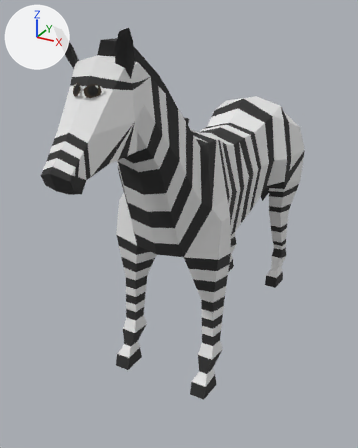
The glTF model public/models/animals/zebra.glb, before and after one commit.
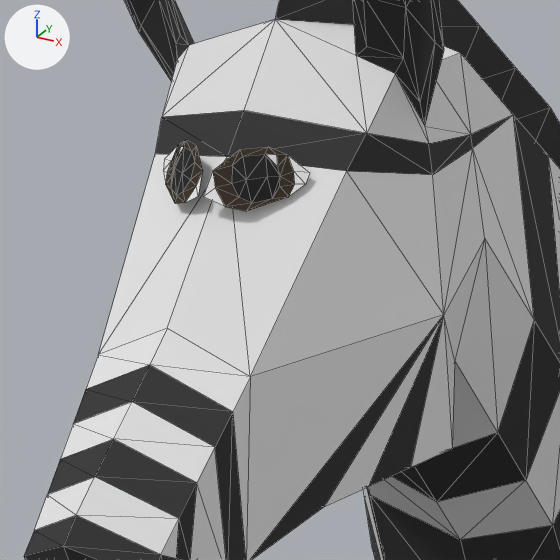
Old and new are each drawn whole from a 50 mm camera at (4.41, -9.63, 7.27) aimed at (-0.37, -0.94, 2.93) and again close up on the part from 10% to 45% of the width and 11% to 39% of the height. Lighting does not change. The marker at upper left points along +X, +Y and +Z. The older version's two pictures come first. The close-ups show mesh edges as thin lines. Vertices at exactly the same position are counted once.

Script lines for the objects in view, before the commit:
```python
me_cylinder = bpy.data.meshes.new('Cylinder')
me_cylinder.from_pydata(...)  # 731 vertices, 1434 faces; spans x -1.28..1.28, y -5.07..4.16, z -0.04..7.03
# faces by material slot: [582, 772, 24, 14, 42]
me_cylinder.materials.append(mat_white)
me_cylinder.materials.append(mat_black)
me_cylinder.materials.append(mat_eyes_black)
me_cylinder.materials.append(mat_eyes_white)
me_cylinder.materials.append(mat_eyes_pupil)
ob_zebra = bpy.data.objects.new('Zebra', me_cylinder)
ob_zebra.location = (0.0, 0.0, 0.0)
```
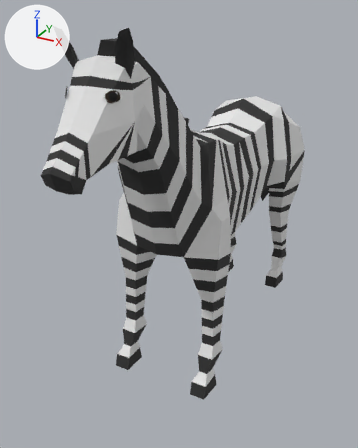
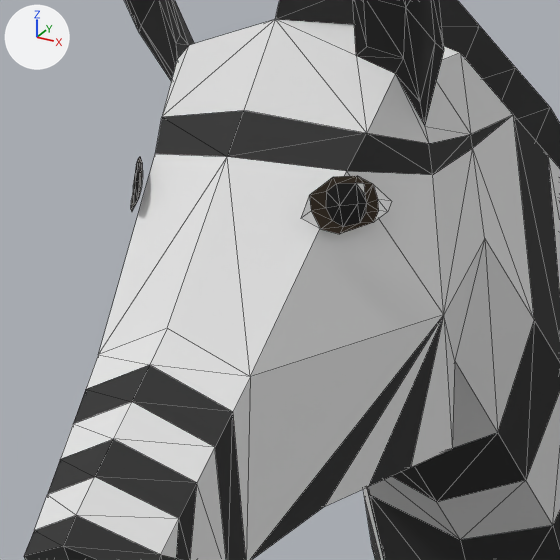
Changed parts and their boxes (x1, y1, x2, y2) in the close-ups (560 x 560 px; the box of a moved part takes in the faces that stretch with it):
part 1 of me_cylinder, moved or reshaped
    before: (203, 147, 310, 211)
    after: (301, 176, 392, 234)
part 2 of me_cylinder, moved or reshaped
    before: (163, 140, 202, 204)
    after: (131, 157, 143, 211)

The change in detail:
me_cylinder has 731 vertices, 1434 faces and spans x -1.28..1.28, y -5.07..4.16, z -0.04..7.03.
me_cylinder is used by ob_zebra; location (0.0, 0.0, 0.0).
me_cylinder part 1: the loose piece of 26 vertices spanning x 0.01..0.28, y -4.34..-4.17, z 6.15..6.32 is multiplied about its middle by the matrix ((0.777, -0.373, 0.22), (0.39, 0.798, -0.025), (-0.187, 0.118, 0.861)), then moved by (0.26, 0.09, -0.07).
me_cylinder part 2: the loose piece of 26 vertices spanning x -0.28..-0.01, y -4.34..-4.17, z 6.15..6.32 is multiplied about its middle by the matrix ((0.777, 0.373, -0.22), (-0.39, 0.798, -0.025), (0.187, 0.118, 0.861)), then moved by (-0.26, 0.09, -0.07).
